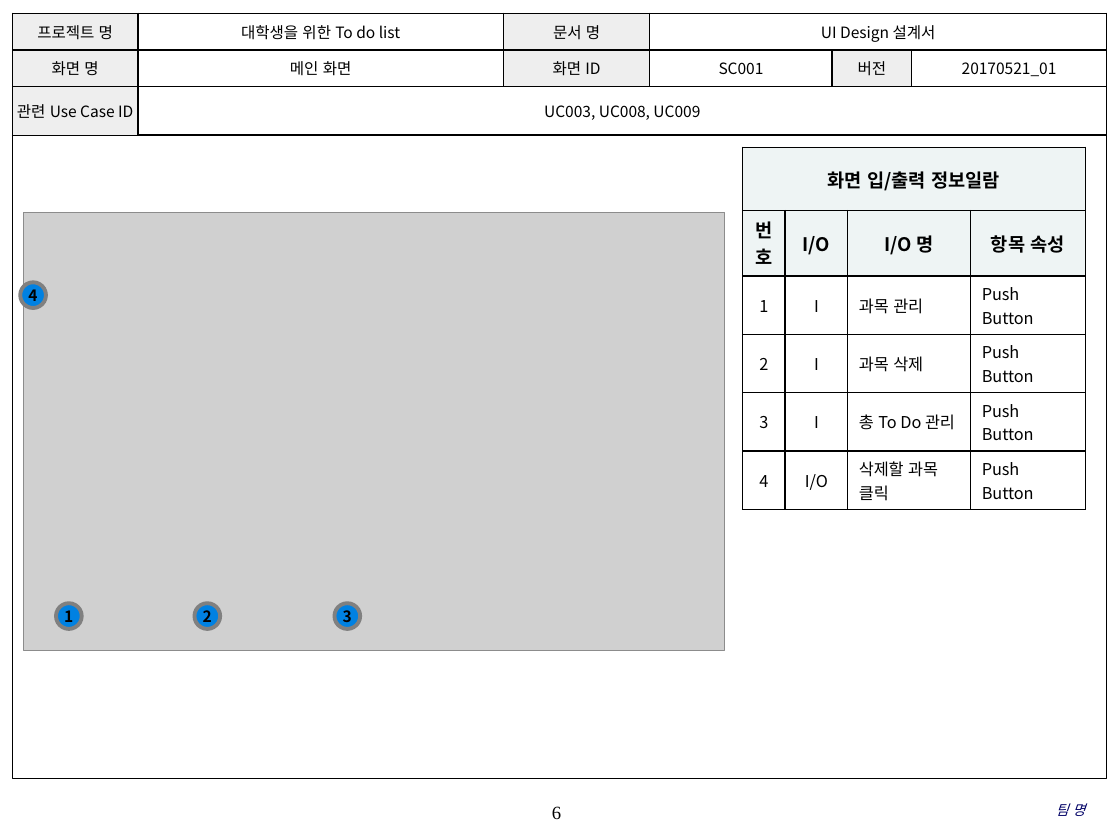
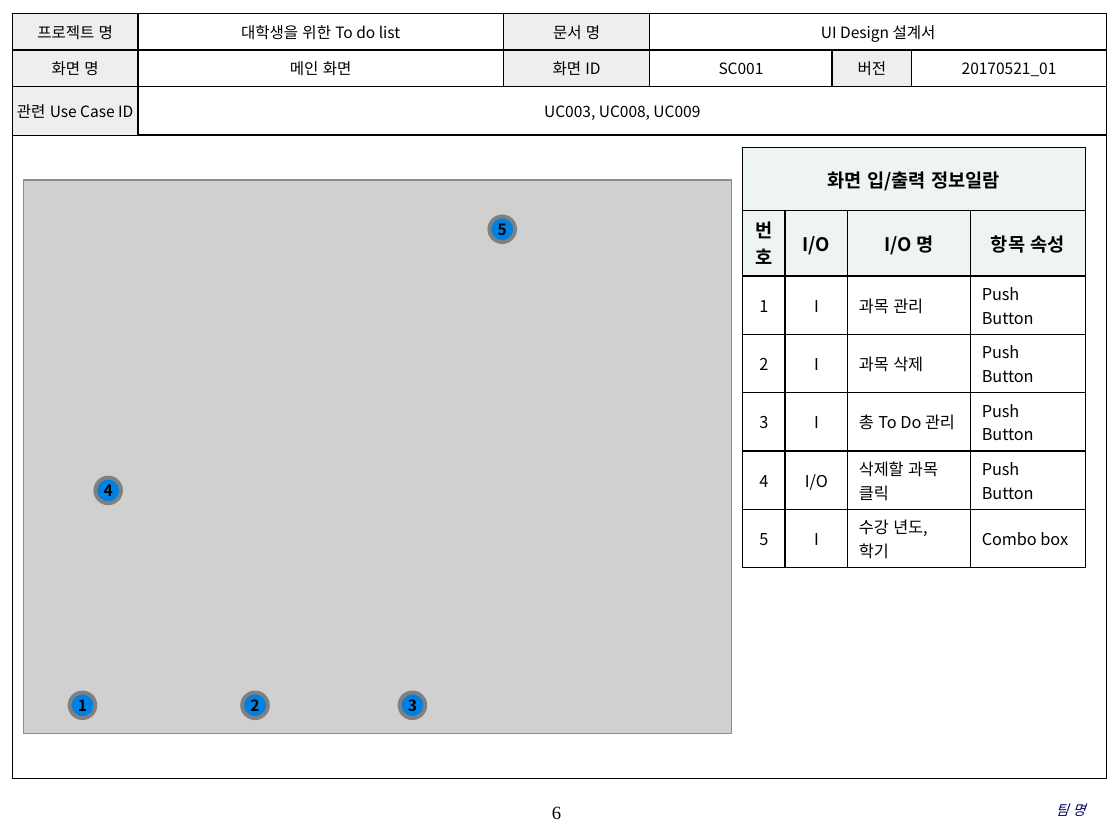
Before and after one commit to SE-admin/SE2017_4_tuna, a slide deck: slide 6 of doc/3_ 설계서/UI Design 설계서.pptx. Drawn at 1120x840 pixels with LibreOffice and Linux fonts; fonts in the diff are those of the drawing; grey boxes stand for pictures; background and template pictures are left out. Boxes give left, top, right and bottom in pixels: in the first picture for what was removed or moved away, otherwise in the second. Text is boxed around its words. In the diff, an @@ line names an element or a change of style, - is before the commit and + after.

```diff
--- a/doc/3_ 설계서/UI Design 설계서.pptx
+++ b/doc/3_ 설계서/UI Design 설계서.pptx
@@ table at bbox=[743, 148, 1085, 563] @@
+row 7: 5 | I | 수강 년도, 학기 | Combo box
@@ picture: place and size @@
-picture at bbox=[24, 212, 725, 650]
+picture at bbox=[24, 180, 731, 734]
@@ ellipse added at bbox=[489, 216, 515, 242], fill #0081E2, outline #808080 2.5 pt, 10 pt, text #000000, bold @@
+5
@@ ellipse "4": place and size @@
-ellipse "4" at bbox=[20, 282, 46, 308]
+ellipse "4" at bbox=[95, 477, 121, 503]
@@ ellipse "1": place and size @@
-ellipse "1" at bbox=[56, 604, 82, 629]
+ellipse "1" at bbox=[69, 692, 95, 718]
@@ ellipse "2": place and size @@
-ellipse "2" at bbox=[195, 604, 221, 629]
+ellipse "2" at bbox=[242, 692, 268, 718]
@@ ellipse "3": place and size @@
-ellipse "3" at bbox=[335, 604, 361, 629]
+ellipse "3" at bbox=[400, 692, 426, 718]
```
Also in this commit, not shown: 12 other slides changed, 2 slides added.
